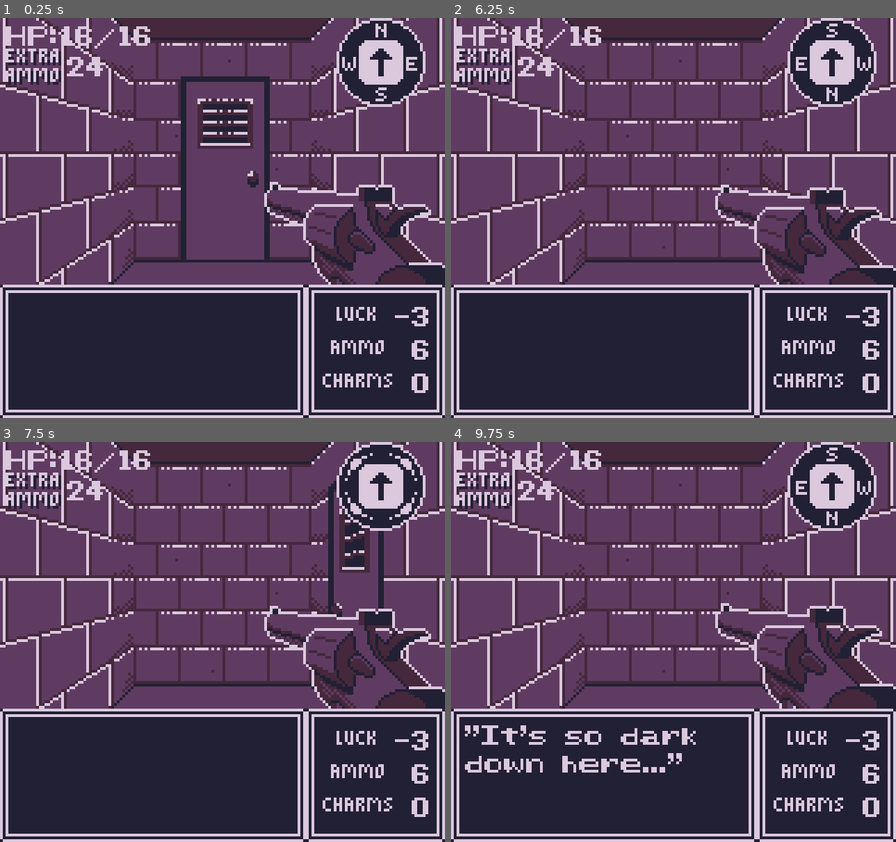
Above: before the commit, frames 1-4 (two rows, left to right).
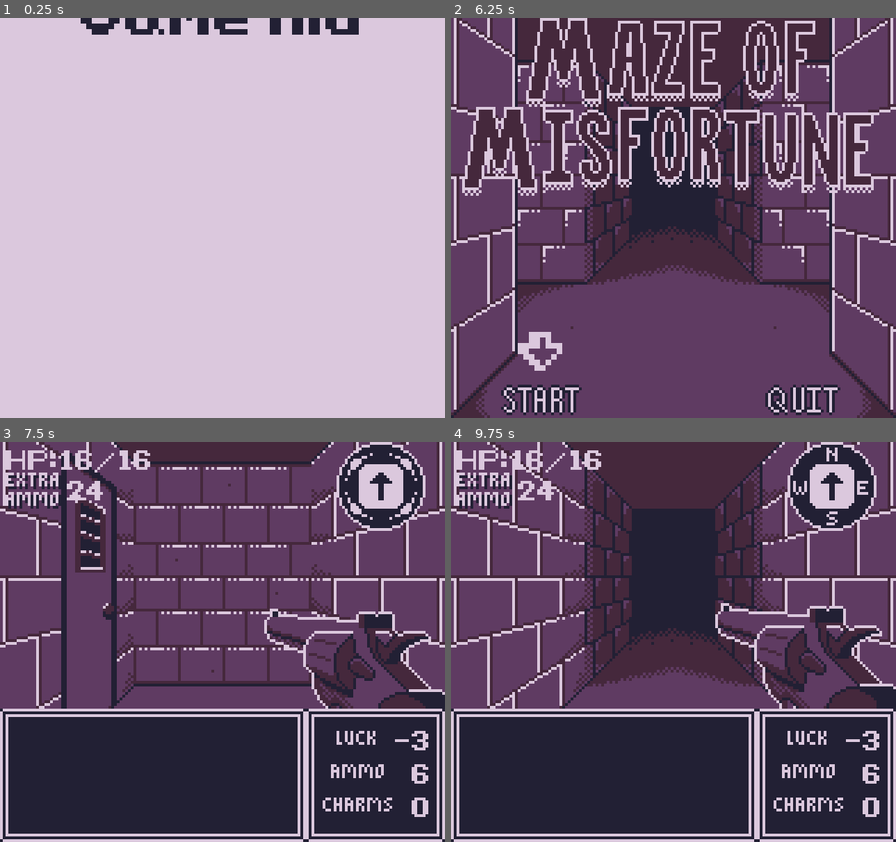
Above: after the commit, the same moments.

Repository: GartTheSkeleton/GameboyDungeon
Game: Godot game, scene res://src/Game/title_screen.tscn
The game is run twice, just before and just after one commit, with the same random seed, the same clock (stepped at 60 frames per second) and the same inputs. Before the commit the project starts from res://src/Game/gameworld.tscn.
Inputs:
- Up to frame 1 (0.25 s): no input
- Up to frame 2 (6.25 s): hold Right (Right) 0.53-1.28 s; tap Z (A) at 0.6, 1.55, 2.1, 3.05, 3.6, 4.55, 5.1, 6.05 s; tap X (B) at 0.8, 1.35, 2.3, 2.85, 3.8, 4.35, 5.3, 5.85 s; hold Down (Down) 1.28-2.03 s; hold Right (Right) 2.03-2.78 s; hold Up (Up) 2.78-3.53 s; hold Left (Left) 3.53-5.03 s; hold Down (Down) 5.03-5.78 s; tap Enter at 5.75 s; hold Right (Right) from 5.78 s (still down)
- Up to frame 3 (7.5 s): release Right (Right) at 6.53 s; hold Up (Up) 6.53-7.28 s; tap Z (A) at 6.6 s; tap X (B) at 6.8, 7.35 s; tap Space at 7.25 s; hold Right (Right) from 7.28 s (still down)
- Up to frame 4 (9.75 s): tap Z (A) at 7.55, 8.1, 9.05, 9.6 s; release Right (Right) at 8.03 s; hold Down (Down) 8.03-8.78 s; tap X (B) at 8.3, 8.85 s; tap Enter at 8.75 s; hold Left (Left) 8.78-9.53 s; hold Up (Up) from 9.53 s (still down)

The runs differ from the first frame. In frame 1, 88% of the frame differs, in the area x 0-100%, y 0-100%; in frame 2, 76%; in frame 3, 8.1%; in frame 4, 20%.

Commit message:
title screen

Diff:
--- a/project.godot
+++ b/project.godot
@@ -11,7 +11,7 @@
 [application]
 
 config/name="GameboyDungeon"
-run/main_scene="res://src/Game/gameworld.tscn"
+run/main_scene="uid://b50uateaxhv0i"
 config/features=PackedStringArray("4.4", "GL Compatibility")
 config/icon="res://src/Assets/icon.svg"
 
@@ -81,3 +81,4 @@
 textures/canvas_textures/default_texture_filter=0
 renderer/rendering_method="gl_compatibility"
 renderer/rendering_method.mobile="gl_compatibility"
+environment/defaults/default_clear_color=Color(0.858824, 0.784314, 0.866667, 1)
--- a/src/Game/gameworld.gd
+++ b/src/Game/gameworld.gd
@@ -50,7 +50,19 @@
 	"\"It's so dark down here...\"",
 	"\"Smells like mold...\"",
 	"\"Did I hear something?\"",
-	"\"Deep breaths... Deep breaths.\""
+	"\"Deep breaths... Deep breaths.\"",
+	"\"Getting hungry.\"",
+	"\"I feel like I'm being watched...\"",
+	"\"What even is this place?\"",
+	"\"Did I hear something crying?\"",
+	"\"Thought I heard something groan.\"",
+	"\"Every hall looks the same...\"",
+	"\"Why's it so damp down here?\"",
+	"\"Just... Keep... Going...\"",
+	"\"Count my bullets... Can't run out...\"",
+	"\"It's so cold down here.\"",
+	"\"I'm really testing my luck...\"",
+	"\"I hear something breathing...\""
 ]
 
 func _ready() -> void:
--- a/src/Game/gameworld.tscn
+++ b/src/Game/gameworld.tscn
@@ -146,7 +146,7 @@
 "duration": 1.0,
 "texture": ExtResource("10_lgd45")
 }],
-"loop": true,
+"loop": false,
 "name": &"Reload",
 "speed": 5.0
 }, {
@@ -415,6 +415,87 @@
 itemType = 1
 leverTarget = Vector2i(-1, -6)
 
+[node name="0-10" parent="VBoxContainer/SubViewportContainer/SubViewport/Gameworld/Map" instance=ExtResource("2_5ixr1")]
+gridPosition = Vector2i(0, -10)
+northPanelType = 2
+eastPanelType = 1
+southPanelType = 2
+westPanelType = 1
+itemType = 1
+leverTarget = Vector2i(-1, -10)
+
+[node name="1-10" parent="VBoxContainer/SubViewportContainer/SubViewport/Gameworld/Map" instance=ExtResource("2_5ixr1")]
+gridPosition = Vector2i(1, -10)
+northPanelType = 1
+eastPanelType = 2
+southPanelType = 2
+westPanelType = 1
+itemType = 1
+leverTarget = Vector2i(-1, -10)
+
+[node name="1-11" parent="VBoxContainer/SubViewportContainer/SubViewport/Gameworld/Map" instance=ExtResource("2_5ixr1")]
+gridPosition = Vector2i(1, -11)
+northPanelType = 3
+eastPanelType = 2
+southPanelType = 1
+westPanelType = 2
+itemType = 1
+leverTarget = Vector2i(-1, -10)
+
+[node name="1-12" parent="VBoxContainer/SubViewportContainer/SubViewport/Gameworld/Map" instance=ExtResource("2_5ixr1")]
+gridPosition = Vector2i(1, -12)
+northPanelType = 1
+eastPanelType = 2
+westPanelType = 2
+itemType = 1
+leverTarget = Vector2i(-1, -10)
+
+[node name="1-13" parent="VBoxContainer/SubViewportContainer/SubViewport/Gameworld/Map" instance=ExtResource("2_5ixr1")]
+gridPosition = Vector2i(1, -13)
+northPanelType = 1
+eastPanelType = 1
+southPanelType = 1
+westPanelType = 2
+itemType = 1
+leverTarget = Vector2i(-1, -10)
+
+[node name="2-13" parent="VBoxContainer/SubViewportContainer/SubViewport/Gameworld/Map" instance=ExtResource("2_5ixr1")]
+gridPosition = Vector2i(2, -13)
+northPanelType = 1
+eastPanelType = 2
+southPanelType = 2
+westPanelType = 1
+itemType = 1
+leverTarget = Vector2i(-1, -10)
+
+[node name="2-14" parent="VBoxContainer/SubViewportContainer/SubViewport/Gameworld/Map" instance=ExtResource("2_5ixr1")]
+gridPosition = Vector2i(2, -14)
+northPanelType = 2
+southPanelType = 1
+westPanelType = 1
+itemType = 1
+leverTarget = Vector2i(-1, -10)
+
+[node name="1-14" parent="VBoxContainer/SubViewportContainer/SubViewport/Gameworld/Map" instance=ExtResource("2_5ixr1")]
+gridPosition = Vector2i(1, -14)
+northPanelType = 2
+eastPanelType = 1
+southPanelType = 1
+westPanelType = 1
+itemType = 1
+hasEnemy = true
+leverTarget = Vector2i(-1, -10)
+
+[node name="0-14" parent="VBoxContainer/SubViewportContainer/SubViewport/Gameworld/Map" instance=ExtResource("2_5ixr1")]
+gridPosition = Vector2i(0, -14)
+northPanelType = 2
+eastPanelType = 1
+southPanelType = 1
+westPanelType = 1
+itemType = 1
+hasEnemy = true
+leverTarget = Vector2i(-1, -10)
+
 [node name="1-8" parent="VBoxContainer/SubViewportContainer/SubViewport/Gameworld/Map" instance=ExtResource("2_5ixr1")]
 gridPosition = Vector2i(1, -8)
 northPanelType = 2
@@ -562,7 +643,7 @@
 leverTarget = Vector2i(-1, -6)
 
 [node name="-1-12" parent="VBoxContainer/SubViewportContainer/SubViewport/Gameworld/Map" instance=ExtResource("2_5ixr1")]
-gridPosition = Vector2i(-1, -11)
+gridPosition = Vector2i(-1, -12)
 northPanelType = 1
 eastPanelType = 2
 westPanelType = 2
@@ -571,7 +652,7 @@
 leverTarget = Vector2i(-1, -6)
 
 [node name="-1-13" parent="VBoxContainer/SubViewportContainer/SubViewport/Gameworld/Map" instance=ExtResource("2_5ixr1")]
-gridPosition = Vector2i(-1, -11)
+gridPosition = Vector2i(-1, -13)
 northPanelType = 2
 eastPanelType = 2
 southPanelType = 1
@@ -648,6 +729,7 @@
 layout_mode = 2
 
 [node name="Label" type="Label" parent="VBoxContainer/SubViewportContainer/SubViewport/Gameworld/Camera2D/CombatManager/CombatPanel/CombatMenu/Pray"]
+texture_filter = 1
 layout_mode = 2
 text = "Pray"
 label_settings = ExtResource("15_j816e")
@@ -708,8 +790,6 @@
 sprite_frames = SubResource("SpriteFrames_q8503")
 animation = &"Reload"
 autoplay = "Idle"
-frame = 3
-frame_progress = 0.303843
 offset = Vector2(0, -15)
 script = ExtResource("18_jmb1y")
 
--- /dev/null
+++ b/src/Game/title_screen.gd
@@ -0,0 +1,79 @@
+extends Node2D
+
+var game = preload("res://src/Game/gameworld.tscn")
+
+@onready var logo1 = $Sprite2D
+@onready var powerOnSound = $AudioStreamPlayer2D
+@onready var titleScreen = $"Title Screen Panel"
+@onready var enemySprite = $"Title Screen Panel/Enemy"
+@onready var creditScreen = $Credits
+@onready var pointer = $"Title Screen Panel/Label"
+var loading = true
+var waitTimer = 82
+var enemyType : int
+var enemyAnimationTimer = 100
+var state = 0
+var pointerPos = 1
+
+func _ready() -> void:
+	titleScreen.visible = false
+	randomize()
+	enemyType = [1,2,3].pick_random()
+
+func _process(delta: float) -> void:
+	if state == 0:
+		if logo1.global_position.y < 72:
+			logo1.global_position.y += 30*delta
+		else:
+			if loading == true:
+				powerOnSound.play()
+				loading = false
+			else:
+				if waitTimer <= 0:
+					state = 1
+					creditScreen.visible = true
+					logo1.visible = false
+					waitTimer = 120
+				else:
+					waitTimer -= 1
+	elif state == 1:
+		if waitTimer <= 0:
+			state = 2
+			creditScreen.visible = false
+			titleScreen.visible = true
+			waitTimer = 4
+			if enemySprite.animation != str(enemyType):
+				enemySprite.play(str(enemyType))
+		else:
+			waitTimer -= 1
+	elif state == 2:
+		if titleScreen.visible == true:
+			if waitTimer <= 0:
+				if $"Title Screen Panel/AnimatedSprite2D".visible == false:
+					$"Title Screen Panel/AnimatedSprite2D".visible = true
+					waitTimer = 8
+				elif $"Title Screen Panel/Enemy".visible == false:
+					enemySprite.visible = true
+			else:
+				waitTimer -= 1
+		if enemySprite.visible == true:
+			enemyAnimationTimer -= 1
+			if enemyAnimationTimer <= 0:
+				enemyAnimationTimer = [90,120,180,210].pick_random()
+				enemySprite.play(str(enemyType)+"Atk")
+		if Input.is_action_just_pressed("Left") or Input.is_action_just_pressed("Right"):
+			if pointerPos == 1:
+				pointerPos = 2
+			else:
+				pointerPos = 1
+		if Input.is_action_just_pressed("A"):
+			match pointerPos:
+				1:
+					var newgame = game.instantiate()
+					add_sibling(newgame)
+					queue_free()
+		match pointerPos:
+			1:
+				pointer.position.x = 24
+			2:
+				pointer.position.x = 118
--- /dev/null
+++ b/src/Game/title_screen.tscn
@@ -0,0 +1,205 @@
+[gd_scene load_steps=30 format=3 uid="uid://b50uateaxhv0i"]
+
+[ext_resource type="Script" uid="uid://djtf710hwpir8" path="res://src/Game/title_screen.gd" id="1_ak2if"]
+[ext_resource type="Texture2D" uid="uid://ugawitgi2gx" path="res://src/Assets/VFX/logo.png" id="2_ig5kc"]
+[ext_resource type="AudioStream" uid="uid://ql60b2m2hnvc" path="res://src/Assets/SFX/poweron.wav" id="3_jxihu"]
+[ext_resource type="Texture2D" uid="uid://g0a2jsgb4og4" path="res://src/Assets/TilePanels/hallway_left.png" id="4_wehae"]
+[ext_resource type="Texture2D" uid="uid://dd32xstvtjwc6" path="res://src/Assets/TilePanels/hallway_right.png" id="5_cu413"]
+[ext_resource type="Texture2D" uid="uid://c1acopydcytmt" path="res://src/Assets/TilePanels/hallway_center.png" id="6_8i0xu"]
+[ext_resource type="Texture2D" uid="uid://cfxeq68yfpkis" path="res://src/Assets/VFX/title_screen1.png" id="7_c4o2p"]
+[ext_resource type="Texture2D" uid="uid://3iechcf88d2k" path="res://src/Assets/VFX/title_screen2.png" id="8_3fqyo"]
+[ext_resource type="Texture2D" uid="uid://b0xevy6t8u88l" path="res://src/Assets/VFX/title_screen3.png" id="9_386ki"]
+[ext_resource type="Texture2D" uid="uid://colbg2lm7amdo" path="res://src/Assets/VFX/title_screen4.png" id="10_dadxd"]
+[ext_resource type="Texture2D" uid="uid://bguvdkdwf1lp0" path="res://src/Assets/Entities/nothic.png" id="11_c4o2p"]
+[ext_resource type="Texture2D" uid="uid://dt84gyogs1erv" path="res://src/Assets/Entities/skeleton.png" id="12_3fqyo"]
+[ext_resource type="Texture2D" uid="uid://gbb5kbxobyxu" path="res://src/Assets/Entities/nothic_hurt.png" id="12_ta1o7"]
+[ext_resource type="Texture2D" uid="uid://c0t2ip3tncl50" path="res://src/Assets/Entities/nothic_attack.png" id="13_0vaei"]
+[ext_resource type="Texture2D" uid="uid://d04bx5k80alc1" path="res://src/Assets/Entities/slime.png" id="13_386ki"]
+[ext_resource type="Texture2D" uid="uid://dl0h63oslylg4" path="res://src/Assets/VFX/credits.png" id="14_3fqyo"]
+[ext_resource type="Texture2D" uid="uid://w6qb23sti1po" path="res://src/Assets/Entities/skeleton_hurt.png" id="15_ix3l2"]
+[ext_resource type="Texture2D" uid="uid://dptqa3eyp3hmh" path="res://src/Assets/Entities/skeleton_attack.png" id="16_0bn4c"]
+[ext_resource type="Texture2D" uid="uid://xr0hciaj72mr" path="res://src/Assets/Entities/slime_hurt.png" id="18_l8me3"]
+[ext_resource type="Texture2D" uid="uid://bravu7cssttrd" path="res://src/Assets/Entities/slime_attack.png" id="19_t0t5u"]
+[ext_resource type="FontFile" uid="uid://dr1akhybiferu" path="res://src/Assets/Fonts/Nudge Orb.ttf" id="20_0vaei"]
+
+[sub_resource type="AtlasTexture" id="AtlasTexture_0hol4"]
+atlas = ExtResource("2_ig5kc")
+
+[sub_resource type="SpriteFrames" id="SpriteFrames_8lcnw"]
+animations = [{
+"frames": [{
+"duration": 1.0,
+"texture": ExtResource("7_c4o2p")
+}, {
+"duration": 1.0,
+"texture": ExtResource("8_3fqyo")
+}, {
+"duration": 1.0,
+"texture": ExtResource("9_386ki")
+}, {
+"duration": 1.0,
+"texture": ExtResource("10_dadxd")
+}],
+"loop": true,
+"name": &"default",
+"speed": 5.0
+}]
+
+[sub_resource type="AtlasTexture" id="AtlasTexture_dadxd"]
+atlas = ExtResource("11_c4o2p")
+region = Rect2(0, 0, 160, 144)
+
+[sub_resource type="AtlasTexture" id="AtlasTexture_8lcnw"]
+atlas = ExtResource("12_3fqyo")
+region = Rect2(0, 0, 160, 144)
+
+[sub_resource type="AtlasTexture" id="AtlasTexture_x2m04"]
+atlas = ExtResource("13_386ki")
+region = Rect2(0, 0, 160, 144)
+
+[sub_resource type="SpriteFrames" id="SpriteFrames_jqyj6"]
+animations = [{
+"frames": [{
+"duration": 1.0,
+"texture": SubResource("AtlasTexture_dadxd")
+}],
+"loop": true,
+"name": &"1",
+"speed": 5.0
+}, {
+"frames": [{
+"duration": 1.0,
+"texture": ExtResource("12_ta1o7")
+}, {
+"duration": 1.0,
+"texture": ExtResource("13_0vaei")
+}, {
+"duration": 1.0,
+"texture": ExtResource("13_0vaei")
+}, {
+"duration": 1.0,
+"texture": ExtResource("11_c4o2p")
+}],
+"loop": false,
+"name": &"1Atk",
+"speed": 5.0
+}, {
+"frames": [{
+"duration": 1.0,
+"texture": SubResource("AtlasTexture_8lcnw")
+}],
+"loop": true,
+"name": &"2",
+"speed": 5.0
+}, {
+"frames": [{
+"duration": 1.0,
+"texture": ExtResource("15_ix3l2")
+}, {
+"duration": 1.0,
+"texture": ExtResource("16_0bn4c")
+}, {
+"duration": 1.0,
+"texture": ExtResource("16_0bn4c")
+}, {
+"duration": 1.0,
+"texture": ExtResource("12_3fqyo")
+}],
+"loop": false,
+"name": &"2Atk",
+"speed": 5.0
+}, {
+"frames": [{
+"duration": 1.0,
+"texture": SubResource("AtlasTexture_x2m04")
+}],
+"loop": true,
+"name": &"3",
+"speed": 5.0
+}, {
+"frames": [{
+"duration": 1.0,
+"texture": ExtResource("18_l8me3")
+}, {
+"duration": 1.0,
+"texture": ExtResource("19_t0t5u")
+}, {
+"duration": 1.0,
+"texture": ExtResource("19_t0t5u")
+}, {
+"duration": 1.0,
+"texture": ExtResource("13_386ki")
+}],
+"loop": false,
+"name": &"3Atk",
+"speed": 5.0
+}]
+
+[sub_resource type="LabelSettings" id="LabelSettings_ix3l2"]
+font = ExtResource("20_0vaei")
+font_color = Color(0.858824, 0.784314, 0.866667, 1)
+
+[sub_resource type="SpriteFrames" id="SpriteFrames_386ki"]
+animations = [{
+"frames": [{
+"duration": 1.0,
+"texture": ExtResource("14_3fqyo")
+}],
+"loop": true,
+"name": &"default",
+"speed": 5.0
+}]
+
+[node name="Node2D" type="Node2D"]
+script = ExtResource("1_ak2if")
+
+[node name="Sprite2D" type="Sprite2D" parent="."]
+position = Vector2(80, -8)
+texture = SubResource("AtlasTexture_0hol4")
+
+[node name="AudioStreamPlayer2D" type="AudioStreamPlayer2D" parent="."]
+stream = ExtResource("3_jxihu")
+
+[node name="Title Screen Panel" type="Node2D" parent="."]
+visible = false
+z_index = 1
+
+[node name="HallwayLeft" type="Sprite2D" parent="Title Screen Panel"]
+position = Vector2(24, 72)
+texture = ExtResource("4_wehae")
+
+[node name="HallwayRight" type="Sprite2D" parent="Title Screen Panel"]
+position = Vector2(136, 72)
+texture = ExtResource("5_cu413")
+
+[node name="HallwayCenter" type="Sprite2D" parent="Title Screen Panel"]
+position = Vector2(80, 72)
+texture = ExtResource("6_8i0xu")
+
+[node name="AnimatedSprite2D" type="AnimatedSprite2D" parent="Title Screen Panel"]
+visible = false
+position = Vector2(80, 72)
+sprite_frames = SubResource("SpriteFrames_8lcnw")
+autoplay = "default"
+
+[node name="Enemy" type="AnimatedSprite2D" parent="Title Screen Panel"]
+visible = false
+position = Vector2(80, 96)
+sprite_frames = SubResource("SpriteFrames_jqyj6")
+animation = &"1Atk"
+
+[node name="Sprite2D" type="Sprite2D" parent="Title Screen Panel"]
+
+[node name="Label" type="Label" parent="Title Screen Panel"]
+texture_filter = 1
+offset_left = 24.0
+offset_top = 112.0
+offset_right = 64.0
+offset_bottom = 151.0
+text = "⬇️"
+label_settings = SubResource("LabelSettings_ix3l2")
+
+[node name="Credits" type="AnimatedSprite2D" parent="."]
+visible = false
+position = Vector2(80, 72)
+sprite_frames = SubResource("SpriteFrames_386ki")
Not shown: 1 places in src/Assets/Definitions/Resoures/message_label_settings.tres that only renumber resources
Binary file added: src/Assets/VFX/credits.png
Binary file added: src/Assets/VFX/logo.png
Binary file added: src/Assets/VFX/overlay.png
Not shown, added: src/Game/title_screen.gd.uid
Not shown, changed: Clips/clip.avi
Not shown, added: src/Assets/SFX/poweron.wav
